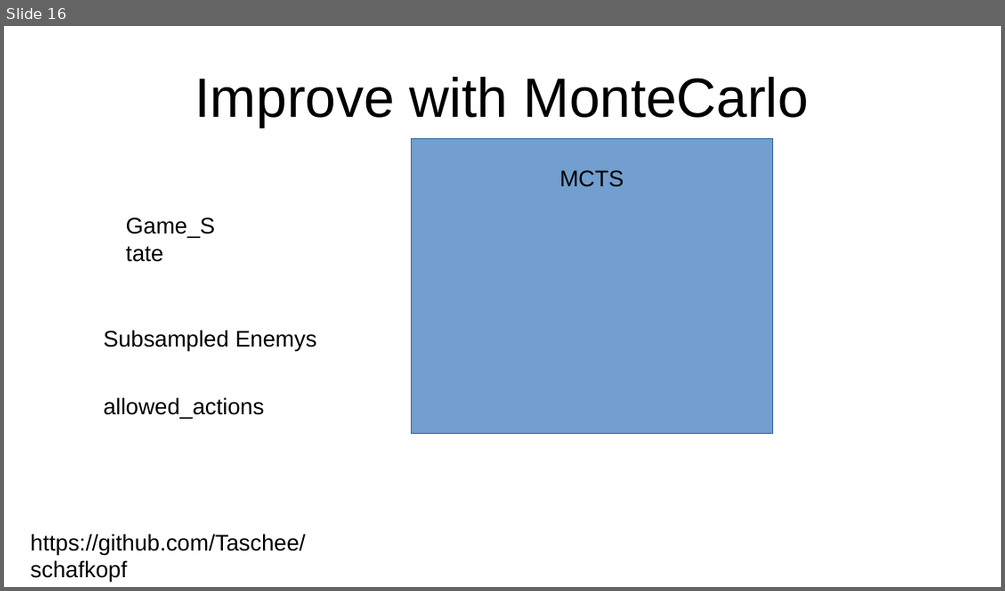
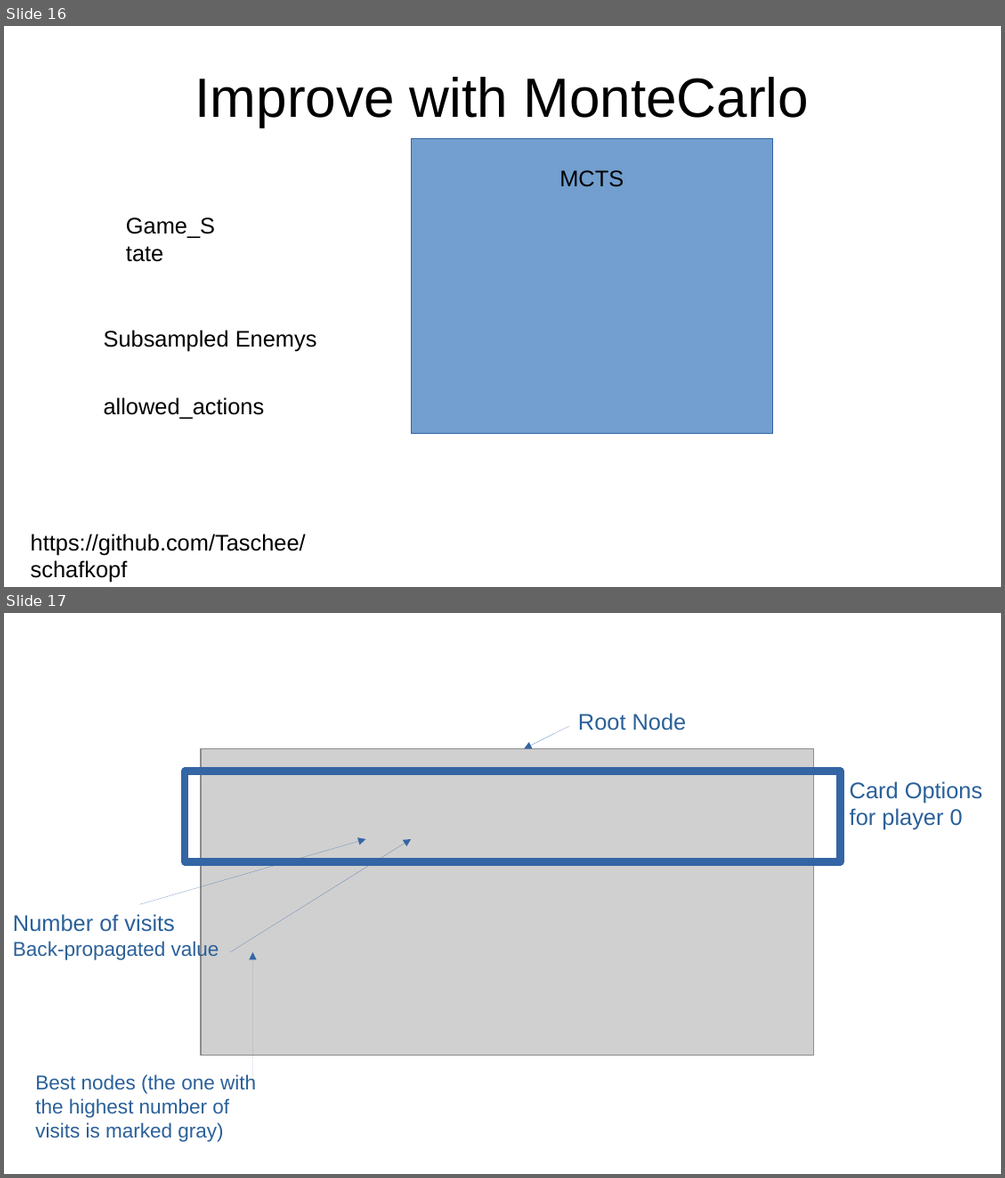
Before and after one commit to CesMak/mlacht-schafkopf, a slide deck: docu/02_Data/details.odp. Shown one above the other, each under a label of ours: slide 16 before the commit, slides 16 and 17 after it. The pictures are 1005x591 and 1005x1178 pixels, drawn with LibreOffice and Linux fonts; fonts in the diff are those of the drawing; grey boxes stand for pictures. Boxes give left, top, right and bottom in pixels: in the first picture for what was removed or moved away, otherwise in the second. Text is boxed around its words. In the diff, an @@ line names an element or a change of style, - is before the commit and + after.

Commit message:
added docu for MCTS Player

```diff
--- a/docu/02_Data/details.odp
+++ b/docu/02_Data/details.odp
@@ slide 17 added at [4, 613, 1001, 1174], background #FFFFFF @@
@@ text added at [578, 713, 687, 730], 18 pt, text #2A6099 @@
+Root Node
@@ arrow added from (569, 726) to (524, 748), #3465A4 0 pt @@
@@ rectangle added at [185, 771, 841, 861], outline #3465A4 6.01 pt @@
@@ picture added at [202, 748, 815, 1055] @@
@@ text added at [850, 781, 982, 830], 18 pt, text #2A6099 @@
+Card Options for player 0
@@ arrow added from (139, 904) to (366, 839), #3465A4 0 pt @@
@@ arrow added from (230, 952) to (411, 839), #3465A4 0 pt @@
@@ text added at [13, 914, 219, 960], 16 pt, text #2A6099 @@
+Number of visits
+Back-propagated value
@@ arrow added from (252, 1088) to (252, 952), #3465A4 0 pt @@
@@ text added at [35, 1074, 256, 1142], 16 pt, text #2A6099 @@
+Best nodes (the one with the highest number of visits is marked gray)
```
Also in this commit, not shown: 10 other files.
